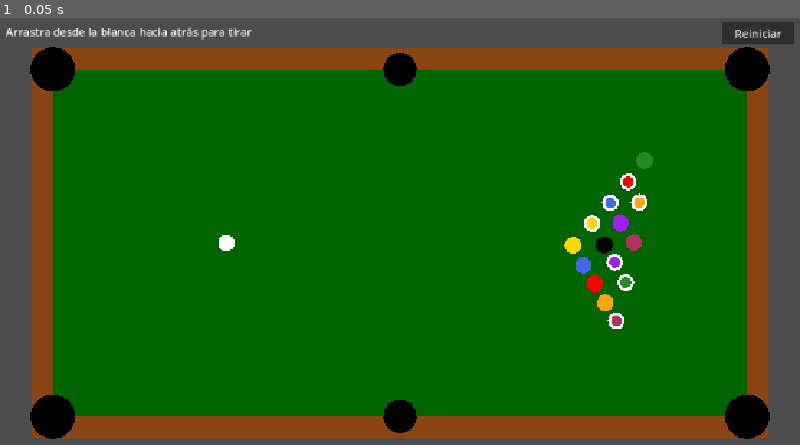
Above: before the commit, frame 1.
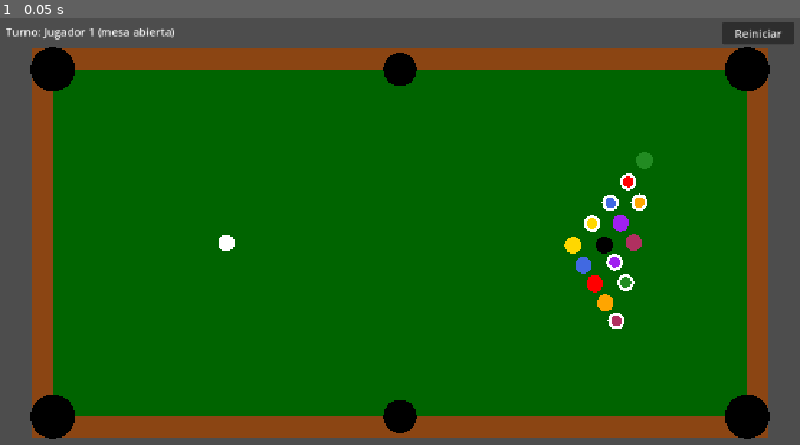
Above: after the commit, the same moment.

Repository: ElMasQueSuenaa/pool
Game: Godot game, scene res://scenes/main.tscn
Same seed, same stepped clock (60 frames per second), same inputs: the game is played once before the commit and once after it.
Inputs:
- Up to frame 1 (0.05 s): no input

The runs differ from the first frame. In frame 1, 0.4% of the frame differs, in the area x 0-32%, y 2-6%.

Commit message:
Fase 2: reglas de 8-ball, turnos y bola en mano
- rules.gd: lógica pura (RefCounted, sin nodos). apply(first_hit,
  pocketed) actualiza turno, grupos, bolas en mesa y ganador. Mesa
  abierta hasta la primera bola legal tras el saque, faltas por
  blanca, por no tocar nada y por primer contacto, la 8 y el rerack
  si entra en el saque.
- table.gd: estados AIMING → ROLLING → BALL_IN_HAND | AIMING | OVER,
  primer contacto con body_entered de la blanca, bola en mano validada
  con intersect_shape y HUD con turno, grupo y mensajes.
- cue.gd: con bola en mano la blanca sigue al dedo y se coloca al
  soltar si cabe.
- tests/test_rules.gd: 15 casos, todos pasan.
- tests/test_break.gd: "atravesar" pasa a ser un cruce real (el vector
  entre dos bolas en contacto se invierte). El solape de 11.9 px que
  se midió en la Fase 1 era de una sola muestra; en 100 saques con 240
  ticks hay 1 cruce y solapes de hasta 13 px. PLAN.md lo recoge.

Co-Authored-By: Claude Opus 5.5 <noreply@anthropic.com>

Diff:
--- a/project.godot
+++ b/project.godot
@@ -22,8 +22,8 @@
 [physics]
 
 common/physics_ticks_per_second=240
+3d/physics_engine="Jolt Physics"
 2d/default_gravity=0.0
-3d/physics_engine="Jolt Physics"
 
 [rendering]
 
--- a/scripts/cue.gd
+++ b/scripts/cue.gd
@@ -2,6 +2,7 @@
 
 ## El tiro, como un tirachinas: se pulsa sobre la blanca y se arrastra hacia atrás.
 ## La dirección es la opuesta al arrastre y la fuerza va con la distancia.
+## Con bola en mano, la blanca sigue al dedo y se coloca al soltar si cabe.
 ## Solo eventos de ratón: Godot convierte el toque en ratón, así que sirve en PC y móvil.
 
 @export var max_drag := 150.0
@@ -14,23 +15,30 @@
 
 
 func _unhandled_input(event: InputEvent) -> void:
-	if table.rolling or not event is InputEventMouse:
+	if not event is InputEventMouse:
 		return
 	pointer = make_input_local(event).position
-	var drag := _drag()
-	if event is InputEventMouseButton and event.button_index == MOUSE_BUTTON_LEFT:
-		if event.pressed:
-			aiming = drag.length() < Ball.RADIUS * 3
-		elif aiming:
-			aiming = false
-			# Soltar sin salir de la blanca cancela el tiro
-			if drag.length() > Ball.RADIUS:
-				table.shoot(drag / max_drag * max_speed)
+	var released: bool = event is InputEventMouseButton and event.button_index == MOUSE_BUTTON_LEFT and not event.pressed
+	match table.state:
+		Table.State.AIMING:
+			var drag := _drag()
+			if event is InputEventMouseButton and event.button_index == MOUSE_BUTTON_LEFT and event.pressed:
+				aiming = drag.length() < Ball.RADIUS * 3
+			elif released and aiming:
+				aiming = false
+				# Soltar sin salir de la blanca cancela el tiro
+				if drag.length() > Ball.RADIUS:
+					table.shoot(drag / max_drag * max_speed)
+		Table.State.BALL_IN_HAND:
+			if released and table.can_place(pointer):
+				table.place_cue_ball(pointer)
 	queue_redraw()
 
 
 func _draw() -> void:
-	if aiming:
+	if table.state == Table.State.BALL_IN_HAND:
+		draw_circle(pointer, Ball.RADIUS, Color(1, 1, 1, 0.8 if table.can_place(pointer) else 0.3))
+	elif aiming:
 		var from := table.cue_ball.position
 		draw_line(from, from + _drag() * 3, Color.WHITE, 2)
 
--- /dev/null
+++ b/scripts/rules.gd
@@ -0,0 +1,80 @@
+class_name Rules
+extends RefCounted
+
+## Reglas de 8-ball, simplificadas a propósito. Lógica pura, sin nodos:
+## se prueba con `godot --headless -s tests/test_rules.gd`.
+## Fuera: cantar tronera, banda tras contacto, 4 bandas en el saque y 3 faltas.
+
+enum { OPEN, SOLIDS, STRIPES }
+
+var turn := 0  # jugador que tira: 0 o 1
+var groups := [OPEN, OPEN]  # grupo de cada jugador
+var on_table: Array[int] = []  # bolas 1-15 que siguen en la mesa
+var is_break := true
+var winner := -1
+# Resultado del último tiro
+var foul := false
+var rerack := false
+var message := ""
+
+
+func _init() -> void:
+	on_table.assign(range(1, 16))
+
+
+static func group_of(n: int) -> int:
+	return SOLIDS if n < 8 else STRIPES
+
+
+## first_hit: primera bola que tocó la blanca (-1 si ninguna).
+## pocketed: bolas que entraron en el tiro, en orden; el 0 es la blanca.
+func apply(first_hit: int, pocketed: Array[int]) -> void:
+	var group: int = groups[turn]
+	var cleared := group != OPEN and not on_table.any(func(n): return n != 8 and group_of(n) == group)
+	var target_ok: bool  # ¿la primera bola tocada era una permitida?
+	if cleared:
+		target_ok = first_hit == 8
+	elif group == OPEN:
+		target_ok = first_hit != 8
+	else:
+		target_ok = first_hit != 8 and group_of(first_hit) == group
+	var foul_reason := ""
+	if pocketed.has(0):
+		foul_reason = "la blanca entró"
+	elif first_hit < 0:
+		foul_reason = "no tocó ninguna bola"
+	elif not target_ok:
+		foul_reason = "tocó primero la %d" % first_hit
+	foul = foul_reason != ""
+	rerack = false
+	message = "Falta: %s" % foul_reason if foul else ""
+	for n in pocketed:
+		on_table.erase(n)
+
+	if pocketed.has(8):
+		if is_break:
+			# El mismo jugador vuelve a sacar
+			on_table.assign(range(1, 16))
+			foul = false
+			rerack = true
+			message = "La 8 entró en el saque: se vuelve a colocar"
+		elif cleared and not foul:
+			winner = turn
+		else:
+			winner = 1 - turn
+			message = "La 8 entró con falta" if foul else "La 8 entró antes de tiempo"
+		return
+
+	var was_break := is_break
+	is_break = false
+	var balls := pocketed.filter(func(n): return n != 0)
+	if foul or balls.is_empty():
+		turn = 1 - turn
+	elif group == OPEN:
+		# En el saque la mesa sigue abierta; después, la primera bola embocada decide
+		if not was_break:
+			groups[turn] = group_of(balls[0])
+			groups[1 - turn] = STRIPES if groups[turn] == SOLIDS else SOLIDS
+			message = "Jugador %d se queda las %s" % [turn + 1, "lisas" if groups[turn] == SOLIDS else "rayadas"]
+	elif not balls.any(func(n): return group_of(n) == group):
+		turn = 1 - turn
--- a/scripts/table.gd
+++ b/scripts/table.gd
@@ -1,7 +1,8 @@
 class_name Table
 extends Node2D
 
-## Mesa: bandas, troneras, rack y detección de "mesa en reposo".
+## Mesa: bandas, troneras, rack, turnos y bola en mano.
+## Estados: AIMING → ROLLING → (al quedar en reposo se aplican las reglas) → BALL_IN_HAND | AIMING | OVER
 ## El paño va de (0, 0) a (W, H); las bandas quedan fuera y dejan huecos en las troneras.
 
 const W := 1000.0
@@ -24,11 +25,16 @@
 const FOOT_SPOT := Vector2(W * 0.75, H / 2)
 # La 8 en el centro y una lisa y una rayada en las esquinas de atrás
 const RACK_ORDER := [1, 9, 2, 10, 8, 3, 11, 4, 12, 5, 6, 13, 7, 14, 15]
+const GROUP_NAMES := ["mesa abierta", "lisas", "rayadas"]
+
+enum State { AIMING, ROLLING, BALL_IN_HAND, OVER }
 
 var balls: Array[Ball] = []  # balls[n] es la bola número n
 var cue_ball: Ball
-var rolling := false
+var rules := Rules.new()
+var state := State.AIMING
 var pocketed: Array[int] = []
+var first_hit := -1
 var shot_time := 0.0
 
 
@@ -53,8 +59,9 @@
 		add_child(b)
 		balls.append(b)
 	cue_ball = balls[0]
-	$HUD/Reiniciar.pressed.connect(rack)
-	rack()
+	cue_ball.body_entered.connect(_on_cue_ball_hit)
+	$HUD/Reiniciar.pressed.connect(new_game)
+	new_game()
 
 
 func _draw() -> void:
@@ -65,7 +72,7 @@
 
 
 func _physics_process(delta: float) -> void:
-	if not rolling:
+	if state != State.ROLLING:
 		return
 	shot_time += delta
 	# Las bandas solo dejan salir del paño por los huecos: si el centro sale, la bola entró
@@ -76,15 +83,27 @@
 	for b in balls:
 		if b.visible and b.linear_velocity != Vector2.ZERO:
 			return
-	rolling = false
-	if not cue_ball.visible:
-		# ponytail: puede caer encima de otra bola; la Fase 2 la cambia por bola en mano
-		cue_ball.place(HEAD_SPOT)
-	$HUD/Info.text = "Reposo en %.1f s · embocadas: %s" % [shot_time, pocketed]
+	rules.apply(first_hit, pocketed)
+	if rules.rerack:
+		rack()
+	elif rules.winner >= 0:
+		state = State.OVER
+	elif rules.foul:
+		state = State.BALL_IN_HAND
+		cue_ball.pocket()  # pasa a la mano del rival
+	else:
+		state = State.AIMING
+	_update_hud()
+
+
+func new_game() -> void:
+	rules = Rules.new()
+	rack()
+	_update_hud()
 
 
 func rack() -> void:
-	rolling = false
+	state = State.AIMING
 	cue_ball.place(HEAD_SPOT)
 	var i := 0
 	for row in 5:
@@ -92,13 +111,48 @@
 			var offset := Vector2(row * sqrt(3.0), (j - row / 2.0) * 2)
 			balls[RACK_ORDER[i]].place(FOOT_SPOT + offset * (Ball.RADIUS + 0.1))
 			i += 1
-	$HUD/Info.text = "Arrastra desde la blanca hacia atrás para tirar"
 
 
 func shoot(velocity: Vector2) -> void:
 	pocketed.clear()
+	first_hit = -1
 	shot_time = 0.0
-	rolling = true
+	state = State.ROLLING
 	# Velocidad directa y no impulso: se lee al instante (sin un tick en falso de "reposo")
 	# y no depende de la masa (Tierra solo tendrá que subir mass)
 	cue_ball.linear_velocity = velocity
+
+
+## ¿Cabe la blanca aquí? Dentro del paño y sin tocar bolas ni bandas.
+func can_place(pos: Vector2) -> bool:
+	if not Rect2(Ball.RADIUS, Ball.RADIUS, W - 2 * Ball.RADIUS, H - 2 * Ball.RADIUS).has_point(pos):
+		return false
+	var query := PhysicsShapeQueryParameters2D.new()
+	query.shape = cue_ball.get_node("Shape").shape
+	query.transform = Transform2D(0, to_global(pos))
+	query.collision_mask = 3
+	return get_world_2d().direct_space_state.intersect_shape(query, 1).is_empty()
+
+
+func place_cue_ball(pos: Vector2) -> void:
+	cue_ball.place(pos)
+	state = State.AIMING
+	_update_hud()
+
+
+func _on_cue_ball_hit(body: Node) -> void:
+	if state == State.ROLLING and first_hit < 0 and body is Ball:
+		first_hit = body.number
+
+
+func _update_hud() -> void:
+	var text: String
+	if rules.winner >= 0:
+		text = "¡Gana el Jugador %d!" % (rules.winner + 1)
+	else:
+		text = "Turno: Jugador %d (%s)" % [rules.turn + 1, GROUP_NAMES[rules.groups[rules.turn]]]
+		if state == State.BALL_IN_HAND:
+			text += " · bola en mano: arrastra la blanca a su sitio"
+	if rules.message:
+		text += "\n" + rules.message
+	$HUD/Info.text = text
--- a/tests/test_break.gd
+++ b/tests/test_break.gd
@@ -3,7 +3,8 @@
 ## Prueba sí/no de la Fase 1, sin pantalla: 20 saques a fuerza máxima.
 ##   godot --headless --fixed-fps 240 -s tests/test_break.gd
 ## --fixed-fps 240 hace un tick de física por fotograma y corre más rápido que el tiempo real.
-## Un solape breve al chocar es normal; "atravesar" es acercar los centros a menos de un radio.
+## Un solape breve al chocar es normal (se muestra el máximo). "Atravesar" es que dos bolas en
+## contacto queden en el tick siguiente cada una al otro lado: el vector entre ellas se invierte.
 
 const MAX_REST := 8.0
 
@@ -17,11 +18,12 @@
 	var fails := 0
 	var worst := 0.0
 	for i in 20:
-		table.rack()
+		table.new_game()
 		await physics_frame
 		table.shoot(Vector2.RIGHT.rotated(deg_to_rad(randf_range(-2, 2))) * speed)
 		var errors := {}
-		while table.rolling and table.shot_time < MAX_REST:
+		var prev := {}  # vector entre cada par de bolas en el tick anterior
+		while table.state == Table.State.ROLLING and table.shot_time < MAX_REST:
 			await physics_frame
 			var on_table := table.balls.filter(func(b): return b.visible)
 			for a in on_table:
@@ -30,14 +32,16 @@
 						errors["la %d atravesó una banda" % a.number] = true
 				for b in on_table:
 					if a.number < b.number:
-						var d: float = a.position.distance_to(b.position)
-						worst = max(worst, 2 * Ball.RADIUS - d)
-						if d < Ball.RADIUS:
+						var rel: Vector2 = b.position - a.position
+						var key: int = a.number * 16 + b.number
+						worst = max(worst, 2 * Ball.RADIUS - rel.length())
+						if prev.has(key) and prev[key].length() < 2 * Ball.RADIUS and rel.dot(prev[key]) < 0:
 							errors["la %d atravesó a la %d" % [a.number, b.number]] = true
-		if table.rolling:
+						prev[key] = rel
+		if table.state == Table.State.ROLLING:
 			errors["no quedó en reposo en %d s" % MAX_REST] = true
 		print("saque %2d: %4.1f s, embocadas %s %s" % [i + 1, table.shot_time, table.pocketed, ", ".join(errors.keys())])
 		fails += errors.size()
-	print("solape máximo entre bolas: %.1f px (atravesar = más de %d)" % [worst, Ball.RADIUS])
+	print("solape máximo entre bolas: %.1f px de %d" % [worst, 2 * Ball.RADIUS])
 	print("FALLOS: %d" % fails)
 	quit(fails)
--- /dev/null
+++ b/tests/test_rules.gd
@@ -0,0 +1,84 @@
+extends SceneTree
+
+## Casos de las reglas de 8-ball: godot --headless -s tests/test_rules.gd
+
+var fails := 0
+
+
+func check(name: String, ok: bool) -> void:
+	print(("ok    " if ok else "FALLO ") + name)
+	fails += int(not ok)
+
+
+## Partida ya sacada, con estos grupos y estas bolas en la mesa
+func game(groups := [Rules.OPEN, Rules.OPEN], on_table := range(1, 16)) -> Rules:
+	var r := Rules.new()
+	r.is_break = false
+	r.groups = groups
+	r.on_table.assign(on_table)
+	return r
+
+
+func _initialize() -> void:
+	var r := Rules.new()
+	r.apply(1, [])
+	check("saque sin bolas: pasa el turno y la mesa sigue abierta", r.turn == 1 and not r.foul and r.groups == [Rules.OPEN, Rules.OPEN])
+
+	r = Rules.new()
+	r.apply(1, [3, 11])
+	check("saque con bolas: sigue tirando y la mesa sigue abierta", r.turn == 0 and r.groups == [Rules.OPEN, Rules.OPEN])
+
+	r = Rules.new()
+	r.apply(1, [8])
+	check("8 en el saque: se vuelve a colocar y saca el mismo", r.rerack and r.turn == 0 and r.is_break and r.on_table.size() == 15 and r.winner == -1)
+
+	r = game()
+	r.apply(2, [2])
+	check("asignación de grupo: lisas para quien emboca una lisa", r.groups == [Rules.SOLIDS, Rules.STRIPES] and r.turn == 0)
+
+	r = game()
+	r.apply(12, [12, 3])
+	check("asignación de grupo: decide la primera bola que entra", r.groups == [Rules.STRIPES, Rules.SOLIDS])
+
+	r = game([Rules.SOLIDS, Rules.STRIPES])
+	r.apply(2, [2, 0])
+	check("falta por blanca: pasa el turno con bola en mano", r.foul and r.turn == 1 and not r.on_table.has(2))
+
+	r = game([Rules.SOLIDS, Rules.STRIPES])
+	r.apply(-1, [])
+	check("falta por no tocar ninguna bola", r.foul and r.turn == 1)
+
+	r = game([Rules.SOLIDS, Rules.STRIPES])
+	r.apply(9, [2])
+	check("falta por primer contacto con bola del rival", r.foul and r.turn == 1)
+
+	r = game()
+	r.apply(8, [])
+	check("falta por tocar la 8 primero con la mesa abierta", r.foul)
+
+	r = game([Rules.SOLIDS, Rules.STRIPES])
+	r.apply(1, [10])
+	check("emboca solo del rival sin falta: pasa el turno", not r.foul and r.turn == 1)
+
+	r = game([Rules.SOLIDS, Rules.STRIPES])
+	r.apply(1, [8])
+	check("8 temprana = derrota", r.winner == 1)
+
+	r = game([Rules.SOLIDS, Rules.STRIPES], [8, 9, 10])
+	r.apply(8, [8])
+	check("8 final = victoria", r.winner == 0)
+
+	r = game([Rules.SOLIDS, Rules.STRIPES], [8, 9, 10])
+	r.apply(8, [8, 0])
+	check("8 final con la blanca dentro = derrota", r.winner == 1)
+
+	r = game([Rules.SOLIDS, Rules.STRIPES], [8, 9, 10])
+	r.apply(9, [])
+	check("con el grupo limpio hay que tocar la 8 primero", r.foul)
+
+	r = game([Rules.SOLIDS, Rules.STRIPES], [7, 8, 9])
+	r.apply(7, [7, 8])
+	check("la última bola y la 8 en el mismo tiro = derrota", r.winner == 1)
+
+	print("FALLOS: %d" % fails)
+	quit(fails)
Not shown, added: scripts/rules.gd.uid
Not shown, added: tests/test_rules.gd.uid
Not shown, changed: PLAN.md
